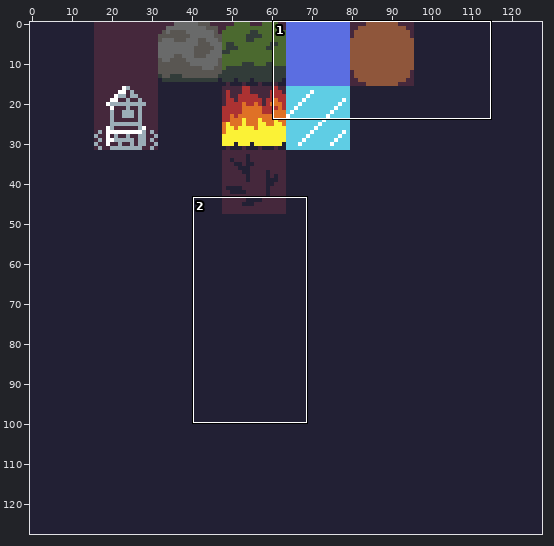
File history of a sprite sheet, assets/tilesetBattle.png. Above: a wide view before the commit, with the close-up outlined.
Close-up. Earlier state:
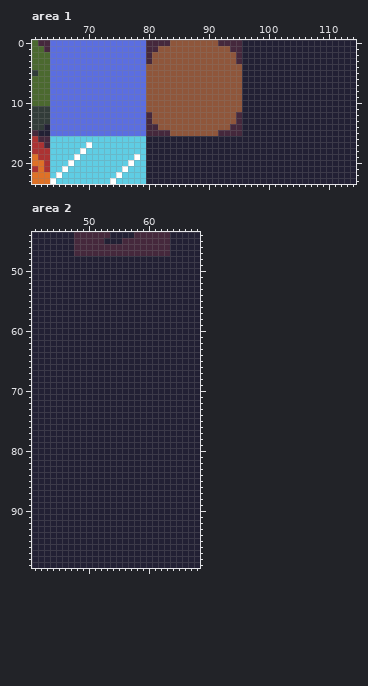
The file is 128x128 pixels. Shown: area 1: x 61..114, y 0..23; area 2: x 41..68, y 44..99.
Now the later version:
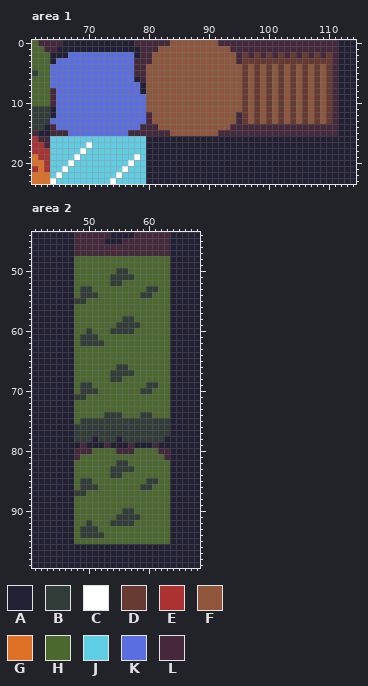
Palette (. is transparent): A #222034  B #323c39  C #ffffff  D #663931  E #ac3232  F #8f563b  G #df7126  H #4b692f  J #5fcde4  K #5b6ee1  L #45283c
Author's note on the commit: battle mode feels awesome
Difference:
Changed rows in their new state; - is an unchanged pixel.
Area 1:
first column x 64:
 0 LLAAAAAAAAAAAALL----------------LLLLLLLLLLLLLLLL
 1 LAAAAAAAAAAAAAAL----------------LLLLLLLLLLLLLLLL
 2 AAA-----------AL----------------DLDLDLDLDLDLDLDL
 3 A-------------LL----------------DDDDDDDDDDDDDDDL
 4 --------------LL----------------DFDFDFDFDFDFDFDL
 5 --------------LL----------------DFDFDFDFDFDFDFDL
 6 --------------AL----------------DFDFDFDFDFDFDFDL
 7 ---------------A----------------DFDFDFDFDFDFDFDL
 8 L--------------A----------------DFDFDFDFDFDFDFDL
 9 L-------------------------------DFDFDFDFDFDFDFDL
10 L-------------------------------DFDFDFDFDFDFDFDL
11 A-------------------------------DFDFDFDFDFDFDFDL
12 A-------------------------------DFDFDFDFDFDFDFDL
13 --------------------------------DFDFDFDFDFDFDFDL
14 L--------------L----------------LLLLLLLLLLLLLLLL
15 LLL----------LLL----------------LLLLLLLLLLLLLLLL
Area 2:
first column x 48:
 48 HHHHHHHHHHHHHHHH
 49 HHHHHHHHHHHHHHHH
 50 HHHHHHHBBHHHHHHH
 51 HHHHHHBBBBHHHHHH
 52 HHHHHHBBHHHHHHHH
 53 HBBHHHHHHHHHBBHH
 54 HBBBHHHHHHHBBHHH
 55 BBHHHHHHHHHHHHHH
 56 HHHHHHHHHHHHHHHH
 57 HHHHHHHHHHHHHHHH
 58 HHHHHHHHBBHHHHHH
 59 HHHHHHHBBBBHHHHH
 60 HHBHHHBBBBHHHHHH
 61 HBBBHHHHHHHHHHHH
 62 HBBBBHHHHHHHHHHH
 63 HHHHHHHHHHHHHHHH
 64 HHHHHHHHHHHHHHHH
 65 HHHHHHHHHHHHHHHH
 66 HHHHHHHBBHHHHHHH
 67 HHHHHHBBBBHHHHHH
 68 HHHHHHBBHHHHHHHH
 69 HBBHHHHHHHHHBBHH
 70 HBBBHHHHHHHBBHHH
 71 BBHHHHHHHHHHHHHH
 72 HHHHHHHHHHHHHHHH
 73 HHHHHHHHHHHHHHHH
 74 HHHHHBBBHHHBBHHH
 75 HBBBBBBBBBBBBBBB
 76 BBBBBBBBBBBBBBBB
 77 BBBBBBBBBBBBBBBB
 78 BBB-BBB-BBBBBBB-
 79 -L---L---L---L--
 80 LLLHHHHLLLHHHHLL
 81 LHHHHHHHHHHHHHHL
 82 HHHHHHHBBHHHHHHH
 83 HHHHHHBBBBHHHHHH
 84 HHHHHHBBHHHHHHHH
 85 HBBHHHHHHHHHBBHH
 86 HBBBHHHHHHHBBHHH
 87 BBHHHHHHHHHHHHHH
 88 HHHHHHHHHHHHHHHH
 89 HHHHHHHHHHHHHHHH
 90 HHHHHHHHBBHHHHHH
 91 HHHHHHHBBBBHHHHH
 92 HHBHHHBBBBHHHHHH
 93 HBBBHHHHHHHHHHHH
 94 HBBBBHHHHHHHHHHH
 95 HHHHHHHHHHHHHHHH
Pixel boxes of the changes (left, top, right, bottom) in both close-ups:
changed: (50, 40, 146, 136)
changed: (242, 40, 338, 136)
changed: (74, 256, 170, 544)
